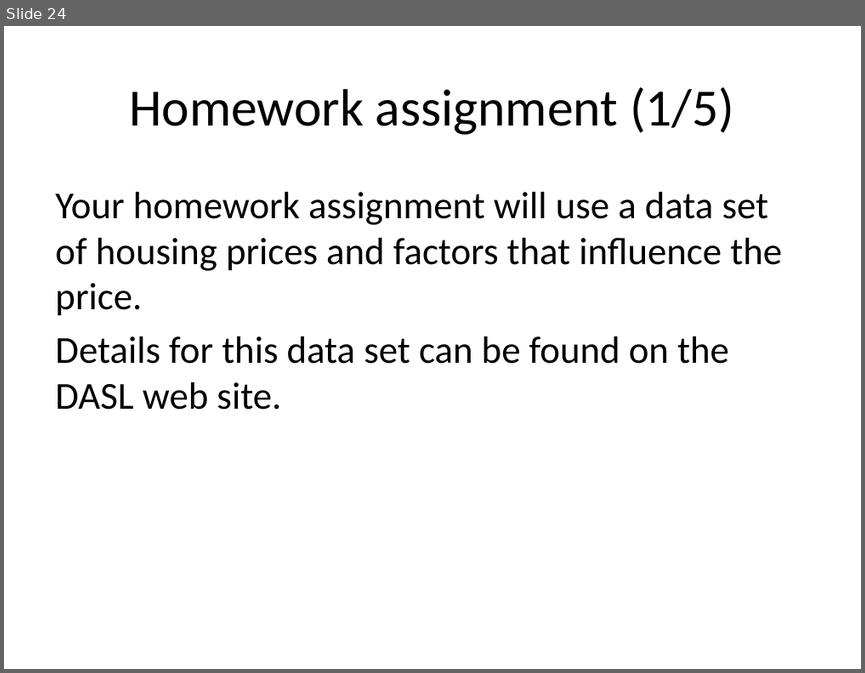
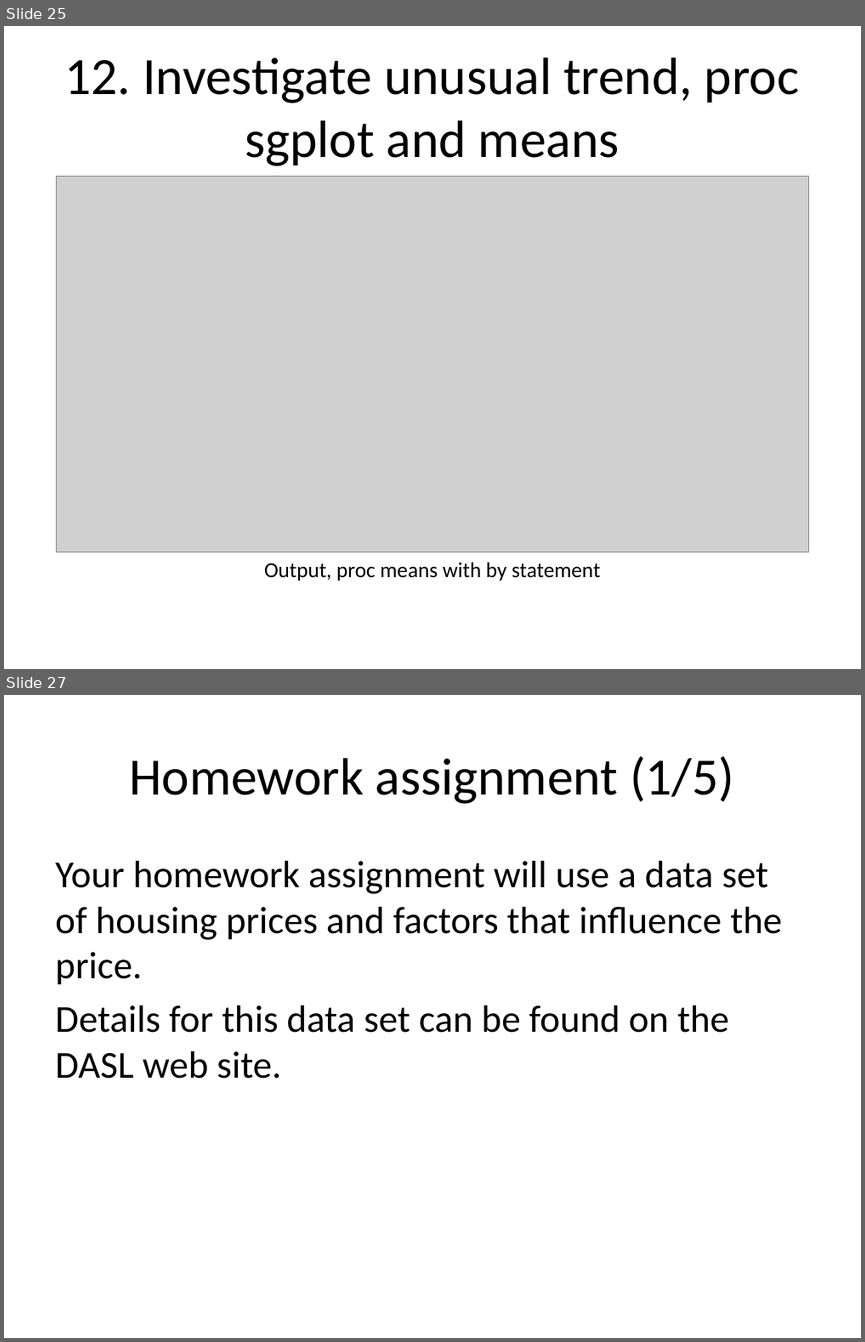
Before and after one commit to pmean/introduction-to-SAS, a slide deck: basics3/src/lecture03.pptx. Shown one above the other, each under a label of ours: slide 24 before the commit, slides 25 and 27 after it; the slides between them are not shown. The pictures are 865x673 and 865x1342 pixels, drawn with LibreOffice and Linux fonts; fonts in the diff are those of the drawing; grey boxes stand for pictures. Boxes give left, top, right and bottom in pixels: in the first picture for what was removed or moved away, otherwise in the second. Text is boxed around its words. In the diff, an @@ line names an element or a change of style, - is before the commit and + after.

```diff
--- a/basics3/src/lecture03.pptx
+++ b/basics3/src/lecture03.pptx
@@ slide 25 added at box(4, 26, 861, 669), background #FFFFFF @@
@@ title added at box(65, 57, 799, 166), 44 pt, text #000000 @@
+12. Investigate unusual trend, proc sgplot and means
@@ picture added at box(56, 176, 809, 552) @@
@@ text added at box(264, 562, 600, 580), 18 pt, text #000000 @@
+Output, proc means with by statement
@@ what was slide 24 is now slide 27 @@
```
Also in this commit, not shown: 12 slides changed, 7 other slides added, 5 slides removed, 17 other files.
